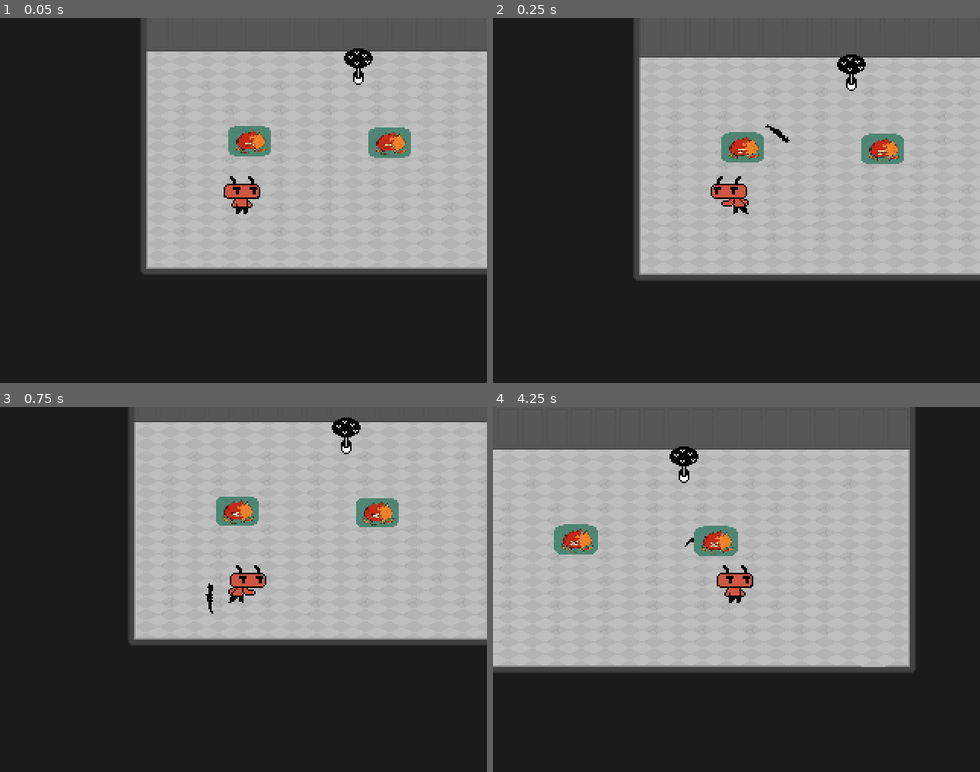
Above: before the commit, frames 1-4 (two rows, left to right).
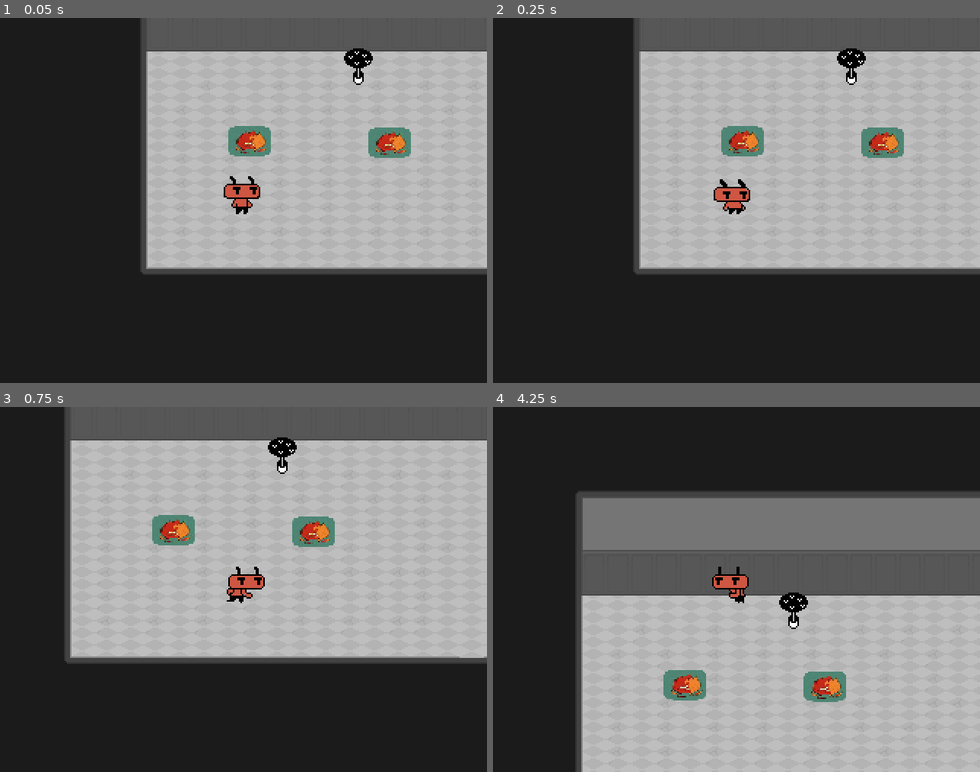
Above: after the commit, the same moments.

Repository: dead-rabbit-studio/hell-scout
Game: Godot game, scene res://main_game.tscn
The game is run twice, just before and just after one commit, with the same random seed, the same clock (stepped at 60 frames per second) and the same inputs.
Inputs:
- Up to frame 1 (0.05 s): no input
- Up to frame 2 (0.25 s): no input
- Up to frame 3 (0.75 s): hold Right (move_right) from 0.53 s (still down); tap E (interact) at 0.6 s
- Up to frame 4 (4.25 s): release Right (move_right) at 1.28 s; hold Down (move_down) 1.28-2.03 s; tap Space (attack) at 1.35, 3.6 s; tap E (interact) at 1.55, 2.1, 2.85, 3.8 s; hold Right (move_right) 2.03-2.78 s; hold Up (move_up) 2.78-3.53 s; hold Left (move_left) from 3.53 s (still down)

Frame 1 is identical in both runs. In frame 2, 5.3% of the frame differs, in the area x 29-100%, y 8-72%; in frame 3, 22%; in frame 4, 79%, in the area x 0-100%, y 0-100%.

Commit message:
fix: duplicated on_area_entered signals

Diff:
--- a/core/interaction/Interactable.gd
+++ b/core/interaction/Interactable.gd
@@ -1,7 +1,7 @@
 extends Node
 
 signal interaction
-signal area_entered(isSomethingInside: bool)
+signal interaction_state_changed(is_interactable: bool)
 
 var can_interact: bool = false
 @export var is_blocked: bool = false
@@ -17,7 +17,7 @@
 
 	print_debug("Player can interact")
 	can_interact = true
-	area_entered.emit(true)
+	interaction_state_changed.emit(true)
 
 func _on_body_exited(body: Node2D) -> void:
 	var player = body as Player
@@ -25,4 +25,4 @@
 		return
 
 	can_interact = false
-	area_entered.emit(false)
+	interaction_state_changed.emit(false)
--- a/levels/enviroment/Tree.gd
+++ b/levels/enviroment/Tree.gd
@@ -9,5 +9,5 @@
 func _on_player_object_collected() -> void:
 	queue_free()
 
-func _on_interactable_area_entered(isSomethingInside:bool) -> void:
-	info_label.visible = isSomethingInside
+func _on_interactable_interaction_state_changed(is_interactable:bool) -> void:
+	info_label.visible = is_interactable
--- a/main_game.tscn
+++ b/main_game.tscn
@@ -350,10 +350,10 @@
 [connection signal="timeout" from="Level/MobSpawner" to="Level" method="_on_mob_spawner_timeout"]
 [connection signal="area_entered" from="Level/Tree/Interactable" to="Level/Player" method="_on_interactable_area_entered"]
 [connection signal="area_entered" from="Level/Tree/Interactable" to="Level/Tree" method="_on_interactable_area_entered"]
-[connection signal="area_entered" from="Level/Tree/Interactable" to="Level/Player" method="_on_interactable_area_entered"]
-[connection signal="area_entered" from="Level/Tree/Interactable" to="Level/Tree" method="_on_interactable_area_entered"]
 [connection signal="body_entered" from="Level/Tree/Interactable" to="Level/Tree/Interactable" method="_on_body_entered"]
 [connection signal="body_exited" from="Level/Tree/Interactable" to="Level/Tree/Interactable" method="_on_body_exited"]
 [connection signal="interaction" from="Level/Tree/Interactable" to="Level/Tree" method="_on_interactable_interaction"]
+[connection signal="interaction_state_changed" from="Level/Tree/Interactable" to="Level/Player" method="_on_interactable_interaction_state_changed"]
+[connection signal="interaction_state_changed" from="Level/Tree/Interactable" to="Level/Tree" method="_on_interactable_interaction_state_changed"]
 [connection signal="collected" from="Level/Tree/Collectable" to="Level/Player" method="_on_collectable_collected"]
 [connection signal="collected" from="Level/Tree/Collectable" to="Level/Tree" method="_on_collectable_collected"]
--- a/player/scouter/Player.gd
+++ b/player/scouter/Player.gd
@@ -76,9 +76,6 @@
 func _on_interactor_interacted() -> void:
 	object_collected.emit()
 
-func _on_interactable_area_entered(isSomethingInside:bool) -> void:
-	interactor.is_enabled = isSomethingInside
-
 func _on_controller_interact() -> void:
 	interactor.interact()
 
@@ -92,3 +89,7 @@
 
 func _on_controller_moved(direction:Vector2) -> void:
 	_move_player(direction)
+
+
+func _on_interactable_interaction_state_changed(is_interactable:bool) -> void:
+	interactor.is_enabled = is_interactable
--- a/player/scouter/player.tscn
+++ b/player/scouter/player.tscn
@@ -6,7 +6,7 @@
 [ext_resource type="Script" uid="uid://bqatya17nk3wt" path="res://core/hit_detection/HurtBox.gd" id="4_dq1gf"]
 [ext_resource type="Script" uid="uid://c5k4ohg3rs6cm" path="res://player/scouter/Animator.gd" id="5_la07l"]
 [ext_resource type="Script" uid="uid://dk6c2ekjt03rb" path="res://core/interaction/interactor.gd" id="6_lvn4h"]
-[ext_resource type="Script" uid="uid://yugrdeown74p" path="res://core/controller/ai_controller.gd" id="7_xddwy"]
+[ext_resource type="Script" uid="uid://b764cfuwjod78" path="res://core/controller/input_controller.gd" id="7_japc8"]
 [ext_resource type="Script" uid="uid://dn0kpuxadkspe" path="res://player/scouter/neural_network.gd" id="8_lldpg"]
 
 [sub_resource type="RectangleShape2D" id="RectangleShape2D_lmx7v"]
@@ -348,11 +348,10 @@
 
 [node name="Controller" type="Node2D" parent="."]
 position = Vector2(1, 0)
-script = ExtResource("7_xddwy")
+script = ExtResource("7_japc8")
 
 [node name="NeuralNetwork" type="Node" parent="."]
 script = ExtResource("8_lldpg")
-is_enabled = true
 
 [connection signal="depleted" from="Health" to="." method="_on_health_depleted"]
 [connection signal="interacted" from="Interactor" to="." method="_on_interactor_interacted"]
